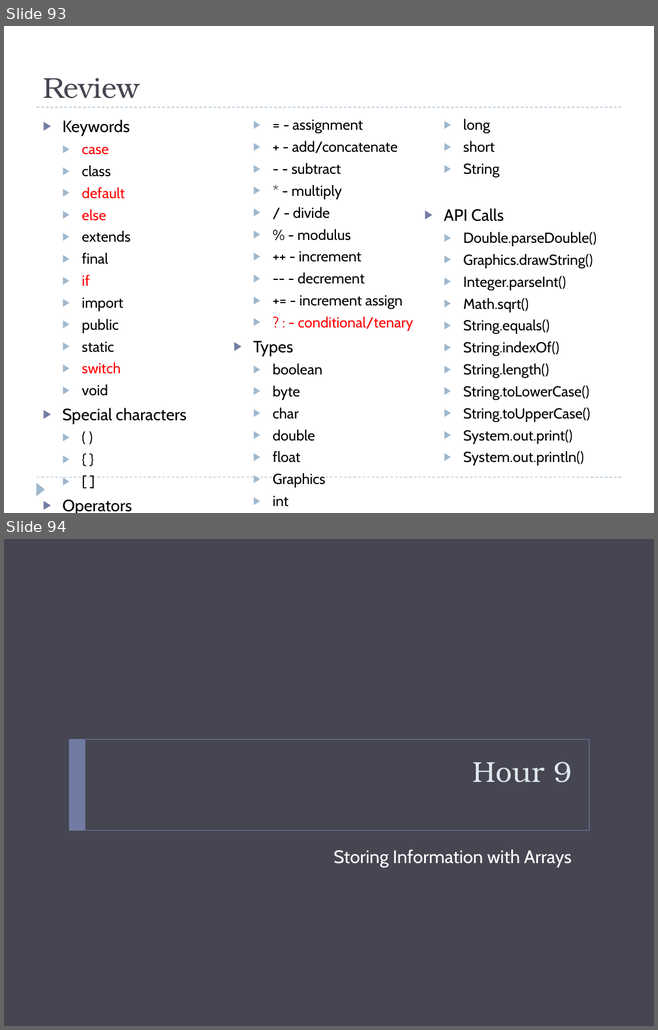
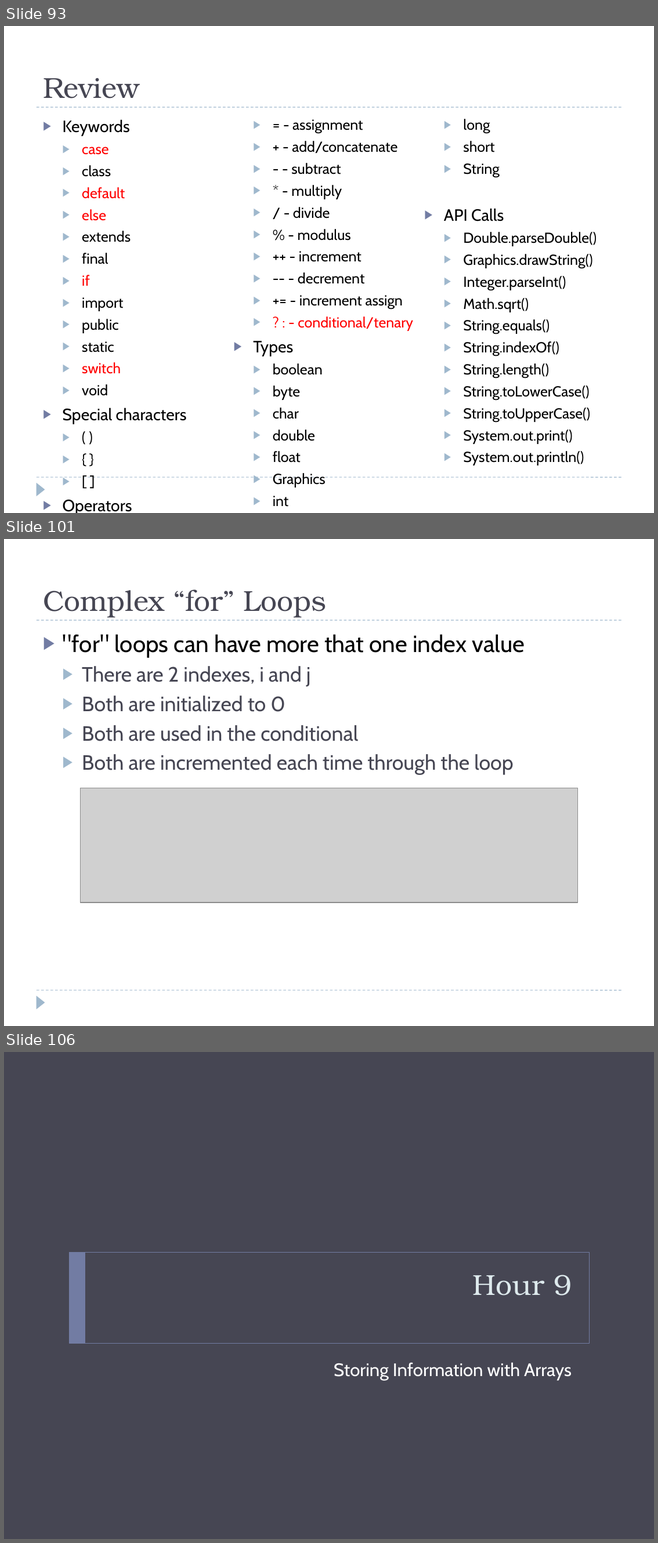
Before and after one commit to bcraig108/JavaClass_2013_Summer, a slide deck: Introduction to Java Programming.pptx. Shown one above the other, each under a label of ours: slides 93 and 94 before the commit, slides 93, 101 and 106 after it; the slides between them are not shown. The pictures are 658x1030 and 658x1543 pixels, drawn with LibreOffice and Linux fonts; fonts in the diff are those of the drawing; grey boxes stand for pictures; background and template pictures are left out. Boxes give left, top, right and bottom in pixels: in the first picture for what was removed or moved away, otherwise in the second. Text is boxed around its words. In the diff, an @@ line names an element or a change of style, - is before the commit and + after.

```diff
--- a/Introduction to Java Programming.pptx
+++ b/Introduction to Java Programming.pptx
@@ slide 101 added at <box>4,539,654,1026</box>, background #FFFFFF; not listed: 3 template elements that a slide beside it also shows @@
@@ title added at <box>43,589,326,618</box>, 32 pt, text #464653 @@
+Complex “for” Loops
@@ text added at <box>63,634,524,774</box>, 23 pt, text #464653 @@
+▶ "for" loops can have more that one index value
+  ▶ There are 2 indexes, i and j
+  ▶ Both are initialized to 0
+  ▶ Both are used in the conditional
+  ▶ Both are incremented each time through the loop
@@ picture added at <box>80,788,578,903</box> @@
@@ what was slide 94 is now slide 106 @@
```
Also in this commit, not shown: 12 other slides added, 1 slide removed, 1 other file.
